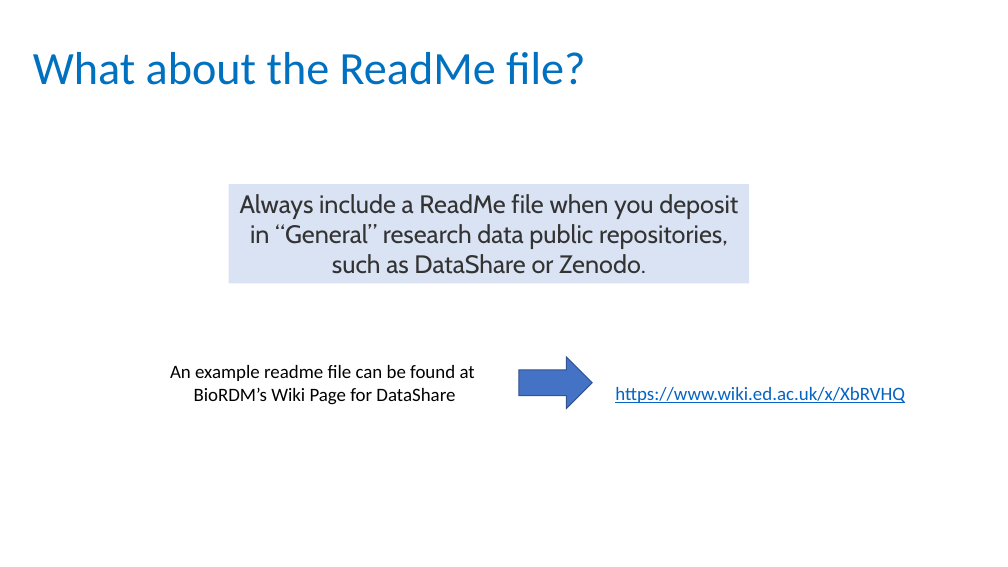
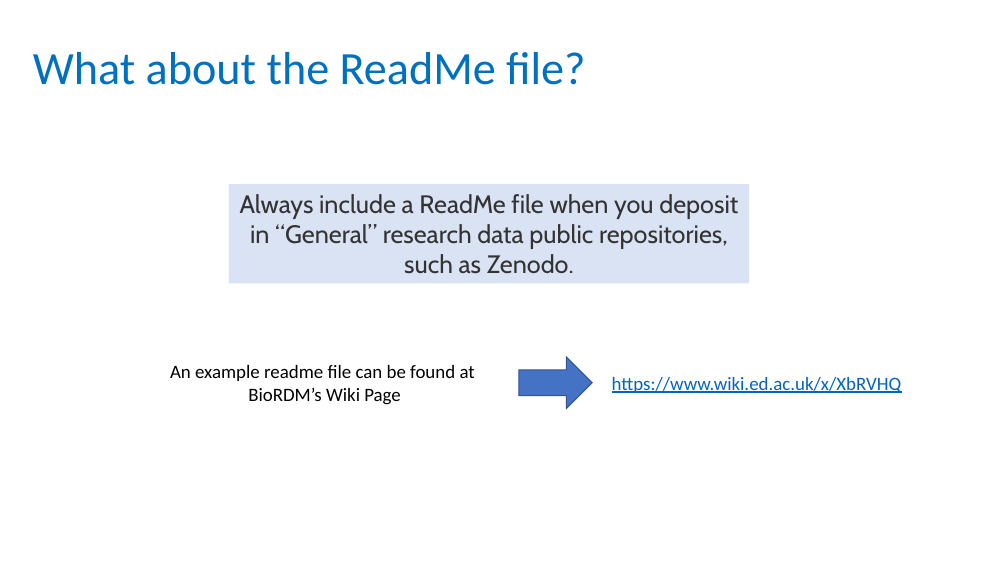
Before and after one commit to tzielins/private-fair-for-busy-biologists, a slide deck: slide 20 of instructors/06-Repositories_v3.1.pptx. Drawn at 1008x567 pixels with LibreOffice and Linux fonts; fonts in the diff are those of the drawing; background and template pictures are left out. Boxes give left, top, right and bottom in pixels: in the first picture for what was removed or moved away, otherwise in the second. Text is boxed around its words. In the diff, an @@ line names an element or a change of style, - is before the commit and + after.

Commit message:
added OSF and fixed typos

```diff
--- a/instructors/06-Repositories_v3.1.pptx
+++ b/instructors/06-Repositories_v3.1.pptx
@@ text in rectangle at [240,194,738,274]: text changed @@
-Always include a ReadMe file when you deposit in “General” research data public repositories, such as DataShare or Zenodo.
+Always include a ReadMe file when you deposit in “General” research data public repositories, such as Zenodo.
@@ text at [248,388,400,405]: text changed @@
-BioRDM’s Wiki Page for DataShare
+BioRDM’s Wiki Page
@@ text "https://www.wiki.ed.ac.uk/x/XbRVHQ": place and size @@
-text "https://www.wiki.ed.ac.uk/x/XbRVHQ" at [615,387,905,403]
+text "https://www.wiki.ed.ac.uk/x/XbRVHQ" at [612,377,902,393]
```
Also in this commit, not shown: 4 other slides changed.
